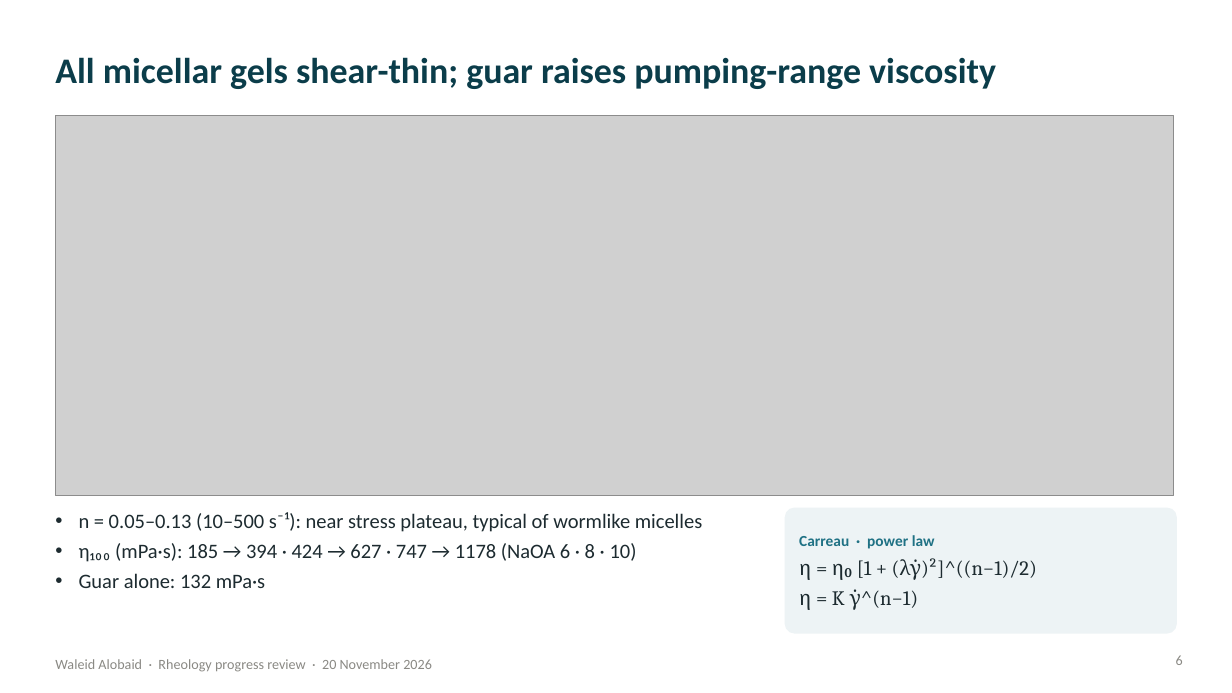
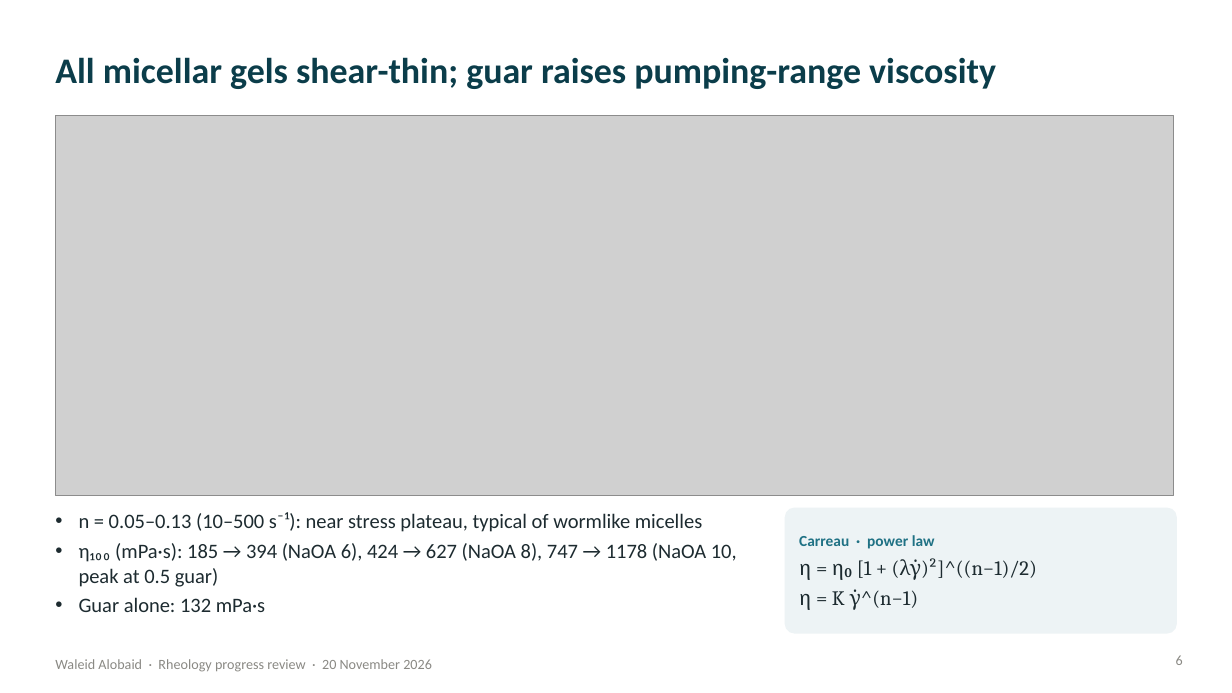
Before and after one commit to 25im0024-lab/waled, a slide deck: slide 6 of reports/rheology-2026-11/presentation/Rheology_Progress_Presentation_2026-11-20.pptx. Drawn at 1232x693 pixels with LibreOffice and Linux fonts; fonts in the diff are those of the drawing; grey boxes stand for pictures. Boxes give left, top, right and bottom in pixels: in the first picture for what was removed or moved away, otherwise in the second. Text is boxed around its words. In the diff, an @@ line names an element or a change of style, - is before the commit and + after.

```diff
--- a/reports/rheology-2026-11/presentation/Rheology_Progress_Presentation_2026-11-20.pptx
+++ b/reports/rheology-2026-11/presentation/Rheology_Progress_Presentation_2026-11-20.pptx
@@ text at <box>79,543,737,587</box>: text changed @@
-• η₁₀₀ (mPa·s): 185 → 394 · 424 → 627 · 747 → 1178 (NaOA 6 · 8 · 10)
+• η₁₀₀ (mPa·s): 185 → 394 (NaOA 6), 424 → 627 (NaOA 8), 747 → 1178 (NaOA 10, peak at 0.5 guar)
```
Also in this commit, not shown: 4 other slides changed, 3 other files.
